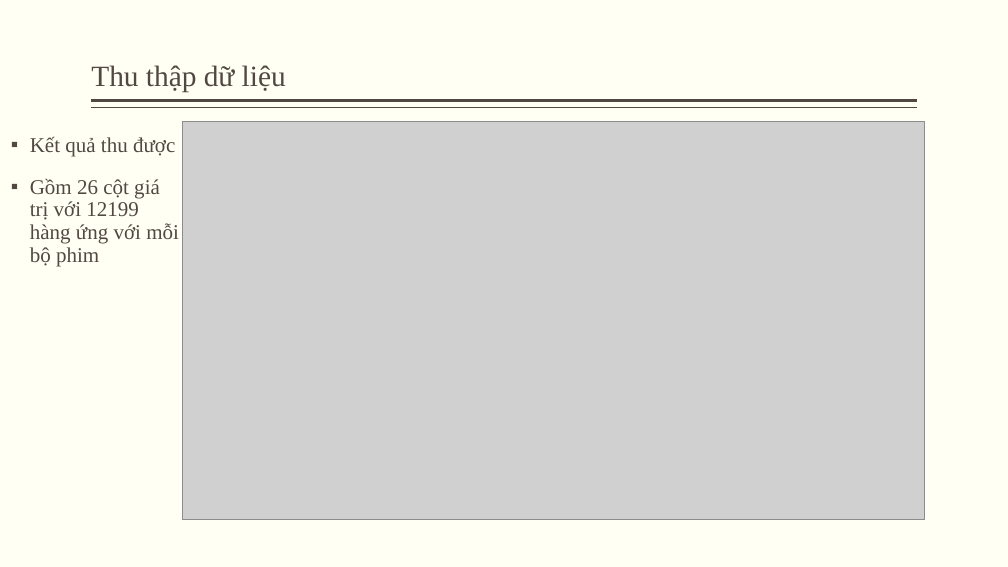
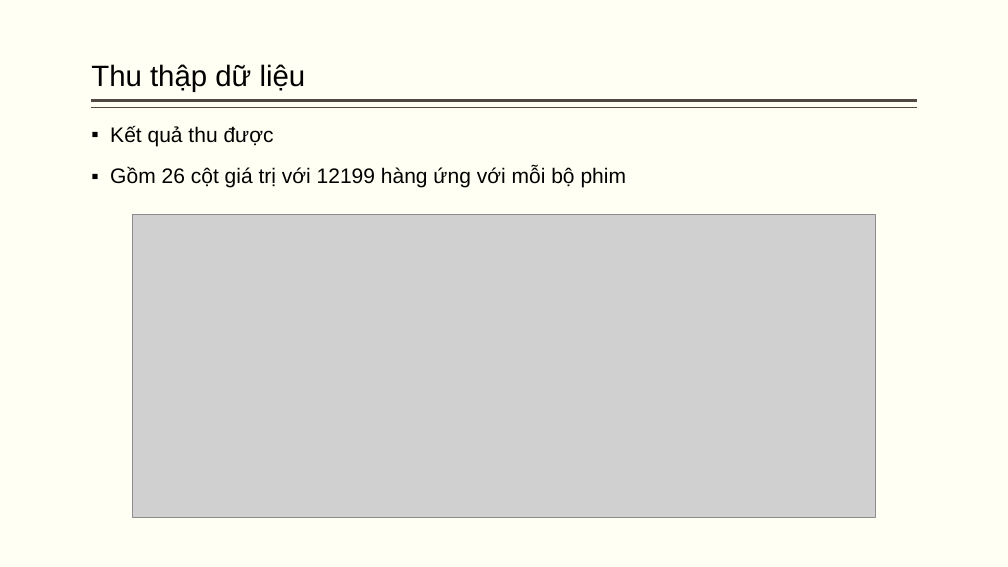
Before and after one commit to Tuan-Lee-23/Data-Science-Final-Project, a slide deck: slide 6 of reports/Slide.pptx. Drawn at 1008x567 pixels with LibreOffice and Linux fonts; fonts in the diff are those of the drawing; grey boxes stand for pictures. Boxes give left, top, right and bottom in pixels: in the first picture for what was removed or moved away, otherwise in the second. Text is boxed around its words. In the diff, an @@ line names an element or a change of style, - is before the commit and + after.

```diff
--- a/reports/Slide.pptx
+++ b/reports/Slide.pptx
@@ title "Thu thập dữ liệu" at [91,64,306,92]: font Times New Roman to Arial, text colour #514843 to #000000 @@
@@ text "Kết quả thu được" at [110,126,627,188]: font Times New Roman to Arial, text colour #514843 to #000000 @@
@@ text "Kết quả thu được": place and size @@
-text "Kết quả thu được" at [30,136,179,266]
+text "Kết quả thu được" at [110,126,627,188]
@@ picture: place and size @@
-picture at [182,121,925,520]
+picture at [133,215,876,518]
```
Also in this commit, not shown: 22 other slides changed, 9 slides added, 8 slides removed.
